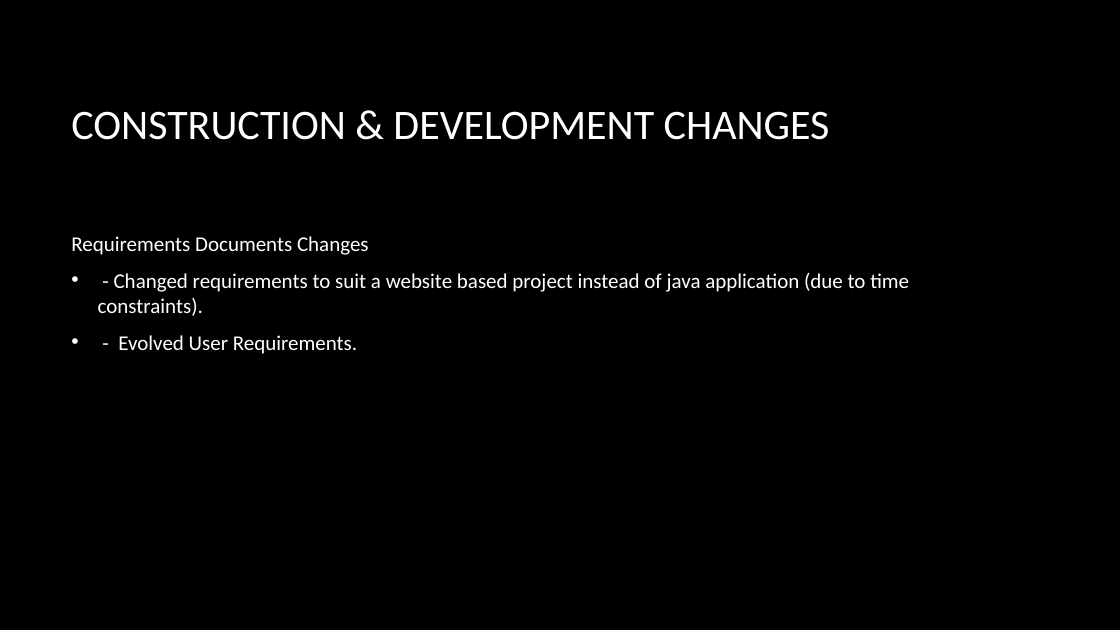
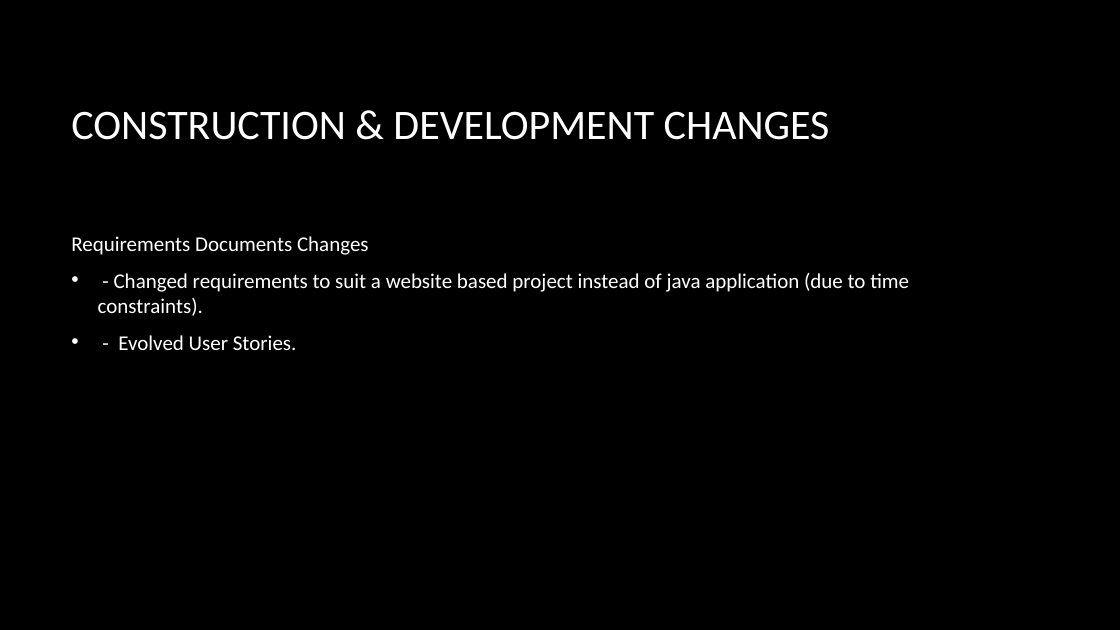
Before and after one commit to alpacamusical/Project-ENSE-374, a slide deck: slide 8 of Documentation/Milestone 3 - done.pptx (slide 7 before the commit). Drawn at 1120x630 pixels with LibreOffice and Linux fonts; fonts in the diff are those of the drawing; background and template pictures are left out. Boxes give left, top, right and bottom in pixels: in the first picture for what was removed or moved away, otherwise in the second. Text is boxed around its words. In the diff, an @@ line names an element or a change of style, - is before the commit and + after.

```diff
--- a/Documentation/Milestone 3 - done.pptx
+++ b/Documentation/Milestone 3 - done.pptx
@@ text at <box>118,335,297,350</box>: text changed @@
-• - Evolved User Requirements.
+• - Evolved User Stories.
```
Also in this commit, not shown: 5 other slides changed, 1 other file.
